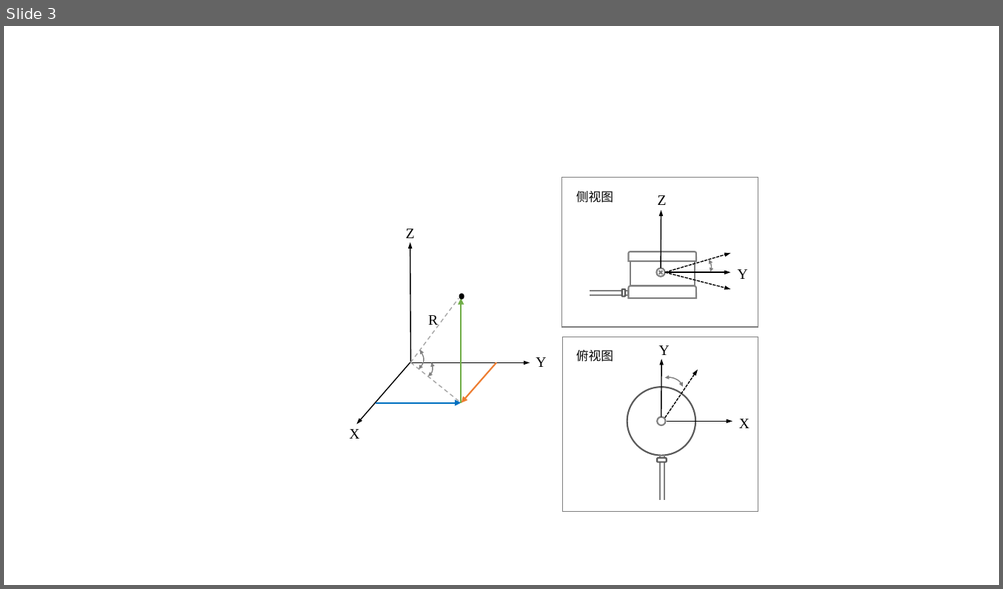
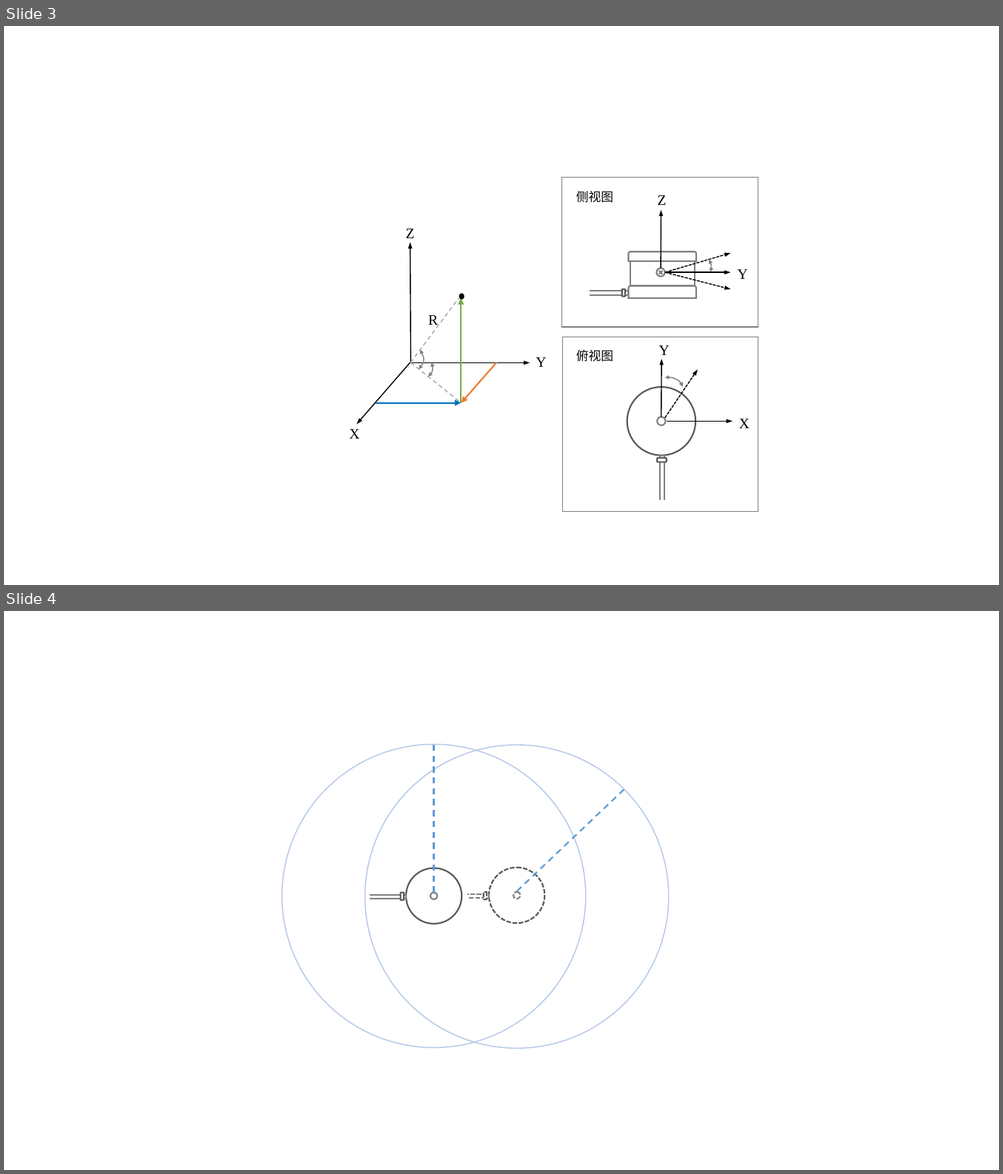
Before and after one commit to Kang-YC/my_backup, a slide deck: 示意图.pptx. Shown one above the other, each under a label of ours: slide 3 before the commit, slides 3 and 4 after it. The pictures are 1003x589 and 1003x1174 pixels, drawn with LibreOffice and Linux fonts; fonts in the diff are those of the drawing; background and template pictures are left out. Boxes give left, top, right and bottom in pixels: in the first picture for what was removed or moved away, otherwise in the second. Text is boxed around its words. In the diff, an @@ line names an element or a change of style, - is before the commit and + after.

```diff
--- a/示意图.pptx
+++ b/示意图.pptx
@@ slide 4 added at (4, 611, 999, 1170), background #FFFFFF @@
@@ ellipse added at (282, 744, 586, 1048), outline #B4C7E7 1 pt @@
@@ ellipse added at (365, 745, 669, 1049), outline #B4C7E7 1 pt @@
@@ line added from (434, 893) to (434, 744), #5B9BD5 1.5 pt dashed @@
@@ line added from (517, 891) to (624, 789), #5B9BD5 1.5 pt dashed @@
@@ group added at (337, 869, 462, 924): 2 ellipses, 2 rectangles, 1 rounded rectangle @@
@@ rectangle added at (464, 891, 467, 900), fill #FFFFFF, outline #FFFFFF 1 pt @@
@@ group added at (464, 868, 545, 923): 2 ellipses, 1 rectangle, 1 rounded rectangle @@
```
Also in this commit, not shown: 2 other slides added, 1 slide removed, 2 other files.
